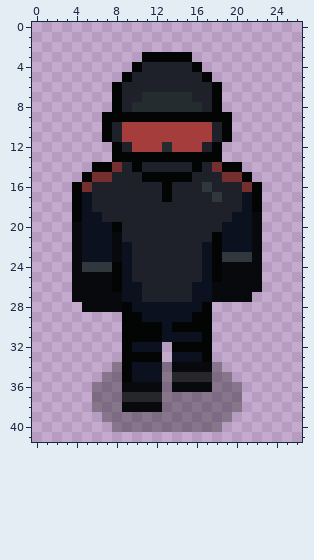
Pixel-art sprite, stored at art/corporation/villains/CorporationSecurity3-run-down-4.png. Above is the file before it was changed.
The file is 27x42 pixels.
After the commit:
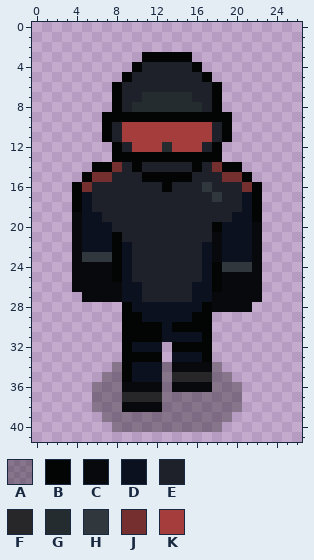
Palette (. is transparent): A #00000050  B #030404  C #08090d  D #0b111e  E #1e212a  F #272729  G #252c30  H #30383d  J #752f2f  K #a53d3d
Edits made:
Changed rows in their new state; - is an unchanged pixel.
first column x 4:
17 ---------E---------
19 C-----------------B
20 ----E---------B----
21 ----B---------C----
22 ----B---------C----
23 -HHHB---------CDDD-
24 -CCC-----------HHH-
26 ----C---------B----
27 .-----------------C
28 -....---------CCCC-
Changed places in both pictures, as pixel boxes (x1, y1, x2, y2):
changed: (162, 192, 172, 202)
changed: (72, 212, 122, 312)
changed: (212, 212, 262, 312)
